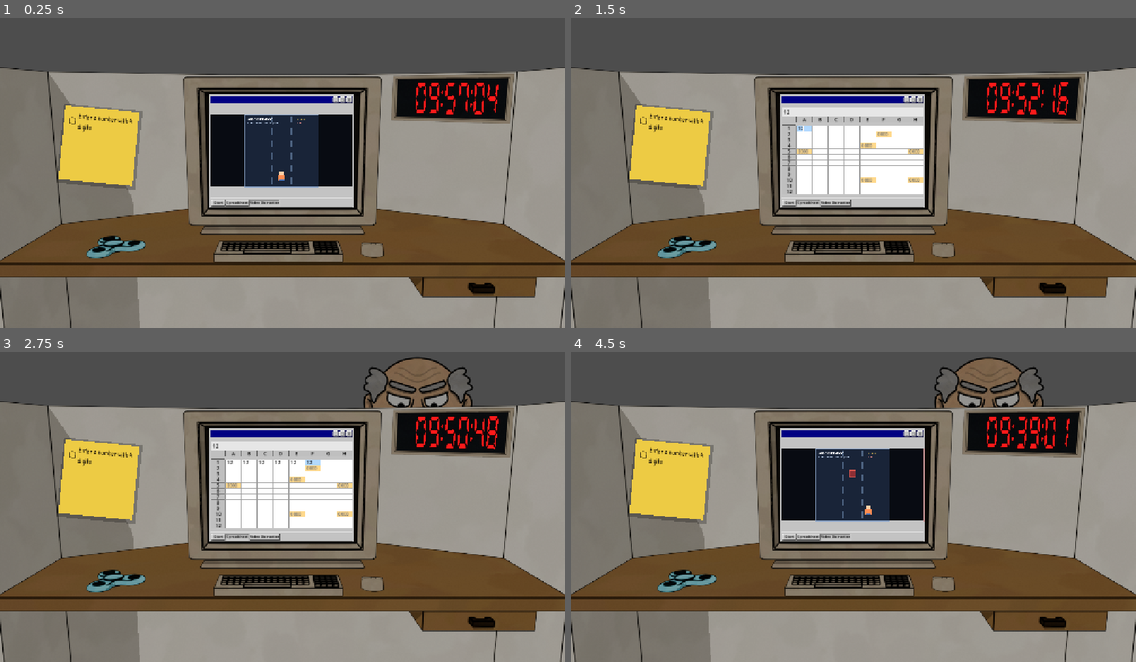
Above: before the commit, frames 1-4 (two rows, left to right).
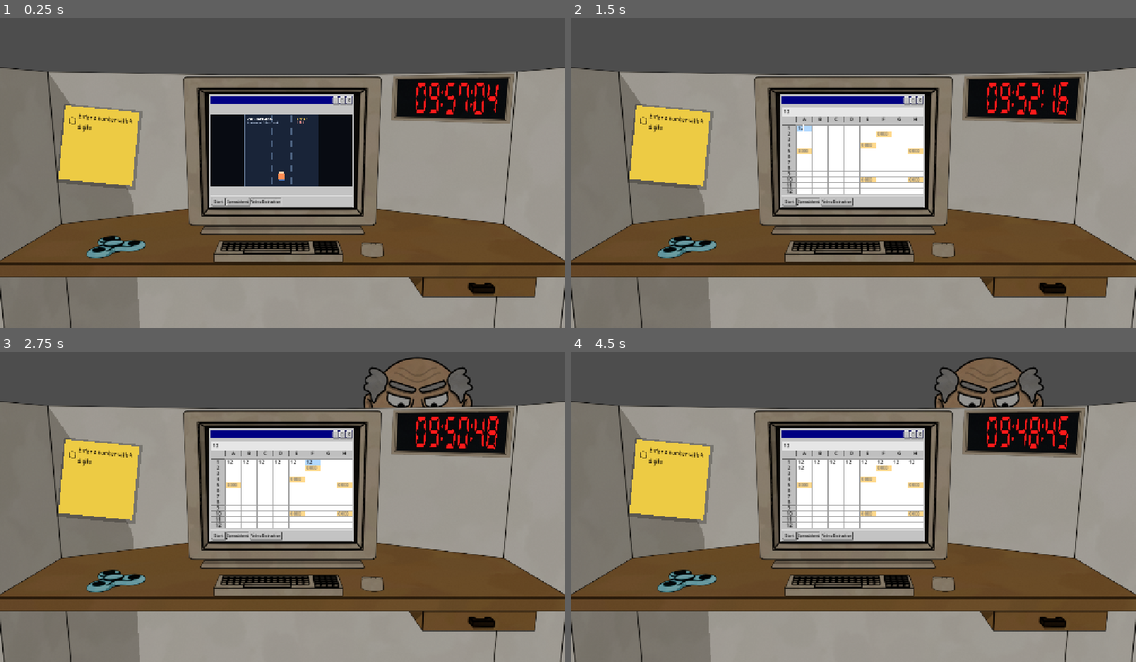
Above: after the commit, the same moments.

Repository: Jelleas/gmtk-2026
Game: Godot game, scene res://src/main.tscn
The game is run twice, just before and just after one commit, with the same random seed, the same clock (stepped at 60 frames per second) and the same inputs.
Inputs (mouse positions are in pixels of both pictures, inside the frame that each line leads up to):
- Up to frame 1 (0.25 s): no input
- Up to frame 2 (1.5 s): click "Spreadsheet" at 0.5 s; click (808, 129) at 1.27 s; type "12" at 1.35 s
- Up to frame 3 (2.75 s): click (248, 463) at 1.5 s; type "12" at 1.58 s; click (265, 463) at 1.73 s; type "12" at 1.82 s; click (282, 463) at 2.02 s; type "12" at 2.1 s; click (299, 463) at 2.25 s; type "12" at 2.33 s; click (316, 463) at 2.48 s; type "12" at 2.57 s
- Up to frame 4 (4.5 s): click (904, 463) at 2.77 s; type "12" at 2.85 s; click (915, 463) at 3 s; type "12" at 3.08 s; click (808, 466) at 3.23 s; type "12" at 3.32 s; click "Video Distraction" at 3.5 s; click "Start" at 4.25 s

The runs differ from the first frame. In frame 1, 0.5% of the frame differs, in the area x 37-63%, y 25-61%; in frame 2, 1.1%; in frame 3, 1.1%; in frame 4, 7.6%, in the area x 37-89%, y 20-61%.

Commit message:
update activity status of activities based on boss status

Diff:
--- a/resources/theme/main_theme.tres
+++ b/resources/theme/main_theme.tres
@@ -15,6 +15,10 @@
 bg_color = Color(0, 0, 0.50980395, 1)
 
 [sub_resource type="StyleBoxFlat" id="StyleBoxFlat_rjbnf"]
+content_margin_left = 2.0
+content_margin_top = 2.0
+content_margin_right = 2.0
+content_margin_bottom = 2.0
 bg_color = Color(0.7647059, 0.7647059, 0.7647059, 1)
 border_width_left = 1
 border_width_top = 1
@@ -27,6 +31,10 @@
 shadow_offset = Vector2(1, 1)
 
 [sub_resource type="StyleBoxFlat" id="StyleBoxFlat_d2t2c"]
+content_margin_left = 2.0
+content_margin_top = 2.0
+content_margin_right = 2.0
+content_margin_bottom = 2.0
 bg_color = Color(0.7647059, 0.7647059, 0.7647059, 1)
 border_width_left = 1
 border_width_top = 1
@@ -39,6 +47,10 @@
 shadow_offset = Vector2(1, 1)
 
 [sub_resource type="StyleBoxFlat" id="StyleBoxFlat_jtt15"]
+content_margin_left = 2.0
+content_margin_top = 2.0
+content_margin_right = 2.0
+content_margin_bottom = 2.0
 bg_color = Color(0.7647059, 0.7647059, 0.7647059, 1)
 border_width_left = 1
 border_width_top = 1
--- a/src/computer/computer.gd
+++ b/src/computer/computer.gd
@@ -6,13 +6,15 @@
 const TITLE_BUTTON_SIZE := 25
 const TITLE_BUTTON_SEPARATION := 3
 const TITLE_BUTTON_FONT_SIZE := 16
-const TASKBAR_MARGIN := 3
+const TASKBAR_MARGIN := 6
 const TASKBAR_BUTTON_HEIGHT := 24
 const START_BUTTON_WIDTH := 60
 const SPREADSHEET_BUTTON_WIDTH := 104
 const VIDEO_BUTTON_WIDTH := 136
 const TASKBAR_FONT_SIZE := 16
 const CHROME_SCALE := 0.5
+
+var can_activate_activity = true
 
 @onready var spreadsheet: Control = %Spreadsheet
 @onready var video_distraction: Control = %VideoDistraction
@@ -37,6 +39,11 @@
 	resized.connect(_scale_chrome)
 	_scale_chrome()
 	_on_taskbar_tab_changed(taskbar.current_tab)
+	EventBus.punishment_started.connect(_on_deactivate_activities)
+	EventBus.boss_watch_started.connect(_on_deactivate_activities)
+	EventBus.punishment_ended.connect(_on_activate_activities)
+	EventBus.boss_watch_ended.connect(_on_activate_activities)
+
 	#close_button.pressed.connect(hide)
 
 func _on_taskbar_tab_changed(tab: int) -> void:
@@ -51,6 +58,9 @@
 
 
 func _select_task(tab: int) -> void:
+	if tab == 1 and not can_activate_activity:
+		_on_taskbar_tab_changed(taskbar.current_tab)
+		return
 	taskbar.current_tab = tab
 	_on_taskbar_tab_changed(tab)
 
@@ -60,6 +70,12 @@
 	video_distraction.show()
 	video_runner.call(&"start")
 
+
+func _on_deactivate_activities(_activity_count: int = 0) -> void:
+	can_activate_activity = false
+
+func _on_activate_activities() -> void:
+	can_activate_activity = true
 
 func _scale_chrome() -> void:
 	var scale_factor := minf(size.x / DESIGN_SIZE.x, size.y / DESIGN_SIZE.y) * CHROME_SCALE
--- a/src/computer/computer.tscn
+++ b/src/computer/computer.tscn
@@ -23,7 +23,7 @@
 script = ExtResource("2_computer")
 
 [node name="PanelContainer" type="PanelContainer" parent="." unique_id=249487431]
-anchors_preset = 15
+layout_mode = 0
 anchor_right = 1.0
 anchor_bottom = 1.0
 grow_horizontal = 2
@@ -99,42 +99,42 @@
 [node name="VideoRunner" parent="PanelContainer/MarginContainer/VBoxContainer/Taskbar/VideoDistraction" unique_id=1538641647 instance=ExtResource("1_bjt8x")]
 unique_name_in_owner = true
 
-[node name="TaskbarPanel" type="PanelContainer" parent="PanelContainer/MarginContainer/VBoxContainer"]
+[node name="TaskbarPanel" type="PanelContainer" parent="PanelContainer/MarginContainer/VBoxContainer" unique_id=1583228856]
 layout_mode = 2
 theme_type_variation = &"ComputerTaskbar"
 
-[node name="MarginContainer" type="MarginContainer" parent="PanelContainer/MarginContainer/VBoxContainer/TaskbarPanel"]
+[node name="MarginContainer" type="MarginContainer" parent="PanelContainer/MarginContainer/VBoxContainer/TaskbarPanel" unique_id=192603099]
 layout_mode = 2
 theme_override_constants/margin_left = 3
 theme_override_constants/margin_top = 3
 theme_override_constants/margin_right = 3
 theme_override_constants/margin_bottom = 3
 
-[node name="TaskbarButtons" type="HBoxContainer" parent="PanelContainer/MarginContainer/VBoxContainer/TaskbarPanel/MarginContainer"]
+[node name="TaskbarButtons" type="HBoxContainer" parent="PanelContainer/MarginContainer/VBoxContainer/TaskbarPanel/MarginContainer" unique_id=1711669558]
 unique_name_in_owner = true
 layout_mode = 2
 theme_override_constants/separation = 3
 
-[node name="StartButton" type="Button" parent="PanelContainer/MarginContainer/VBoxContainer/TaskbarPanel/MarginContainer/TaskbarButtons"]
+[node name="StartButton" type="Button" parent="PanelContainer/MarginContainer/VBoxContainer/TaskbarPanel/MarginContainer/TaskbarButtons" unique_id=38844440]
 unique_name_in_owner = true
 custom_minimum_size = Vector2(60, 24)
 layout_mode = 2
 theme_type_variation = &"WindowsButton"
 text = "Start"
 
-[node name="SpreadsheetSelector" type="Button" parent="PanelContainer/MarginContainer/VBoxContainer/TaskbarPanel/MarginContainer/TaskbarButtons"]
+[node name="SpreadsheetSelector" type="Button" parent="PanelContainer/MarginContainer/VBoxContainer/TaskbarPanel/MarginContainer/TaskbarButtons" unique_id=52375622]
 unique_name_in_owner = true
 custom_minimum_size = Vector2(104, 24)
 layout_mode = 2
+theme_type_variation = &"WindowsButton"
 toggle_mode = true
-theme_type_variation = &"WindowsButton"
 text = "Spreadsheet"
 
-[node name="VideoDistractionSelector" type="Button" parent="PanelContainer/MarginContainer/VBoxContainer/TaskbarPanel/MarginContainer/TaskbarButtons"]
+[node name="VideoDistractionSelector" type="Button" parent="PanelContainer/MarginContainer/VBoxContainer/TaskbarPanel/MarginContainer/TaskbarButtons" unique_id=1201468925]
 unique_name_in_owner = true
 custom_minimum_size = Vector2(136, 24)
 layout_mode = 2
+theme_type_variation = &"WindowsButton"
 toggle_mode = true
 button_pressed = true
-theme_type_variation = &"WindowsButton"
 text = "Video Distraction"
--- a/src/computer/video_distraction/video_distraction.gd
+++ b/src/computer/video_distraction/video_distraction.gd
@@ -17,7 +17,7 @@
 @onready var content_area: Control = get_parent() as Control
 
 var is_running := false
-var is_punishment_active := false
+var can_activate_activity := false
 var player_position := Vector2(LANE_X[1], PLAYER_Y)
 var items: Array[Dictionary] = []
 var spawn_elapsed := 0.0
@@ -28,9 +28,13 @@
 
 
 func _ready() -> void:
-	EventBus.punishment_started.connect(_on_punishment_started)
-	EventBus.punishment_ended.connect(_on_punishment_ended)
-	content_area.resized.connect(_resize_to_content_area)
+	EventBus.punishment_started.connect(_on_deactivate_activity)
+	EventBus.punishment_ended.connect(_on_activate_activity)
+
+	if content_area:
+		content_area.resized.connect(_resize_to_content_area)
+	else:
+		get_viewport().size_changed.connect(_resize_to_content_area)
 	_resize_to_content_area()
 	queue_redraw()
 
@@ -103,7 +107,7 @@
 
 
 func start() -> void:
-	if is_running or is_punishment_active:
+	if is_running or can_activate_activity:
 		return
 
 	is_running = true
@@ -177,18 +181,18 @@
 
 
 func _resize_to_content_area() -> void:
-	position = content_area.size * 0.5
+	var content_size := content_area.size if content_area else get_viewport_rect().size
+	position = content_size * 0.5
 	var scale_factor := minf(
-		content_area.size.x / DESIGN_SIZE.x,
-		content_area.size.y / DESIGN_SIZE.y,
+		content_size.x / DESIGN_SIZE.x,
+		content_size.y / DESIGN_SIZE.y,
 	)
 	scale = Vector2.ONE * scale_factor
 
 
-func _on_punishment_started(_activity_count: int) -> void:
-	is_punishment_active = true
-	stop()
+func _on_deactivate_activity() -> void:
+	can_activate_activity = false
+	EventBus.activity_started.emit(SOURCE_ID, 0.0)
 
-
-func _on_punishment_ended() -> void:
-	is_punishment_active = false
+func _on_activate_activity() -> void:
+	can_activate_activity = true
--- a/src/computer/video_distraction/video_distraction.tscn
+++ b/src/computer/video_distraction/video_distraction.tscn
@@ -1,12 +1,12 @@
 [gd_scene format=3 uid="uid://3sjwwynn3cgc"]
 
 [ext_resource type="Script" uid="uid://dhw7yatcunt7x" path="res://src/computer/video_distraction/video_distraction.gd" id="1_uxxpw"]
-[ext_resource type="Script" path="res://src/boss_watch_halo/boss_watch_halo.gd" id="2_halo"]
+[ext_resource type="Script" uid="uid://c1pfarlh0o4bq" path="res://src/boss_watch_halo/boss_watch_halo.gd" id="2_halo"]
 
 [node name="VideoDistraction" type="Node2D" unique_id=1538641647]
 script = ExtResource("1_uxxpw")
 
-[node name="BossWatchHalo" type="Node2D" parent="."]
+[node name="BossWatchHalo" type="Node2D" parent="." unique_id=2034044322]
 script = ExtResource("2_halo")
 source_id = &"video_distraction"
 target_size = Vector2(1270, 642)
--- a/src/fidget_spinner/fidget_spinner.gd
+++ b/src/fidget_spinner/fidget_spinner.gd
@@ -10,14 +10,16 @@
 
 @onready var spin_timer: Timer = $SpinTimer
 var is_running := false
-var is_punishment_active := false
+var can_activate_activity := true
 
 func _ready() -> void:
-	EventBus.punishment_started.connect(_on_punishment_started)
-	EventBus.punishment_ended.connect(_on_punishment_ended)
+	EventBus.punishment_started.connect(_on_deactivate_activity)
+	EventBus.boss_watch_started.connect(_on_deactivate_activity)
+	EventBus.punishment_ended.connect(_on_activate_activity)
+	EventBus.boss_watch_ended.connect(_on_activate_activity)
 
 func start() -> void:
-	if is_running or is_punishment_active:
+	if is_running or not can_activate_activity:
 		return
 
 	is_running = true
@@ -43,8 +45,8 @@
 func _on_spin_timer_timeout() -> void:
 	stop()
 
-func _on_punishment_started(_activity_count: int) -> void:
-	is_punishment_active = true
+func _on_deactivate_activity(_activity_count: int = 0) -> void:
+	can_activate_activity = false
 
-func _on_punishment_ended() -> void:
-	is_punishment_active = false
+func _on_activate_activity() -> void:
+	can_activate_activity = true
--- a/src/office/office_drawer.gd
+++ b/src/office/office_drawer.gd
@@ -17,6 +17,7 @@
 
 var open_progress := 0.0
 var is_open := false
+var can_open := true
 var is_dragging := false
 var drag_start_y := 0.0
 var drag_start_progress := 0.0
@@ -59,6 +60,8 @@
 
 
 func _begin_drag(pointer_y: float) -> void:
+	if not can_open and is_zero_approx(open_progress):
+		return
 	if slide_tween:
 		slide_tween.kill()
 
@@ -90,6 +93,8 @@
 
 
 func set_open(open: bool) -> void:
+	if open and not can_open:
+		return
 	is_open = open
 	if slide_tween:
 		slide_tween.kill()
--- a/src/phone/phone.gd
+++ b/src/phone/phone.gd
@@ -14,6 +14,7 @@
 
 var drawer: OfficeDrawer
 var is_activity_active := false
+var can_activate_activity := true
 var current_activity_multiplier := ACTIVITY_MULTIPLIER
 var swipe_reset_timer: Timer
 
@@ -26,12 +27,17 @@
 		drawer.opened.connect(_on_drawer_opened)
 		drawer.closing.connect(_on_drawer_closing)
 	dating_app.profile_swiped.connect(_on_profile_swiped)
+	EventBus.punishment_started.connect(_on_punish_activity)
+	EventBus.punishment_ended.connect(_on_activate_activity)
+	EventBus.boss_watch_started.connect(_on_deactivate_activity)
+	EventBus.boss_watch_ended.connect(_on_activate_activity)
 	swipe_reset_timer = Timer.new()
 	swipe_reset_timer.one_shot = true
 	swipe_reset_timer.wait_time = SWIPE_RESET_DELAY
 	swipe_reset_timer.timeout.connect(_reset_swipe_multiplier)
 	add_child(swipe_reset_timer)
 	phone_surface.hide()
+	_update_phone_access()
 	if drawer == null or drawer.is_open:
 		_show_cards()
 
@@ -59,6 +65,9 @@
 
 
 func _show_cards() -> void:
+	if not _can_open_phone():
+		_hide_cards()
+		return
 	phone_surface.show()
 	mouse_filter = Control.MOUSE_FILTER_STOP
 	_start_activity()
@@ -74,7 +83,7 @@
 
 
 func _input(event: InputEvent) -> void:
-	if not dating_app.is_dragging:
+	if not _can_open_phone() or not dating_app.is_dragging:
 		return
 
 	if event is InputEventMouse:
@@ -90,7 +99,7 @@
 
 
 func _forward_input(event: InputEvent, input_position: Vector2, allow_outside := false) -> void:
-	if not phone_surface.visible:
+	if not _can_open_phone() or not phone_surface.visible:
 		return
 
 	var surface_point: Vector2 = phone_surface.get_global_transform().affine_inverse() * (get_global_transform() * input_position)
@@ -149,7 +158,7 @@
 
 
 func _start_activity() -> void:
-	if is_activity_active:
+	if is_activity_active or not can_activate_activity:
 		return
 
 	is_activity_active = true
@@ -166,7 +175,7 @@
 
 
 func _on_profile_swiped() -> void:
-	if not is_activity_active:
+	if not is_activity_active or not can_activate_activity:
 		return
 
 	current_activity_multiplier += SWIPE_MULTIPLIER_INCREASE
@@ -176,5 +185,36 @@
 
 func _reset_swipe_multiplier() -> void:
 	current_activity_multiplier = ACTIVITY_MULTIPLIER
+	if is_activity_active and can_activate_activity:
+		EventBus.activity_started.emit(SOURCE_ID, current_activity_multiplier)
+
+
+func _on_punish_activity(_activity_count: int) -> void:
+	current_activity_multiplier = 0.0
+	swipe_reset_timer.stop()
 	if is_activity_active:
 		EventBus.activity_started.emit(SOURCE_ID, current_activity_multiplier)
+
+	_on_deactivate_activity()
+
+func _on_deactivate_activity() -> void:
+	can_activate_activity = false
+	_update_phone_access()
+
+
+func _on_activate_activity() -> void:
+	can_activate_activity = true
+	_update_phone_access()
+
+
+func _can_open_phone() -> bool:
+	return can_activate_activity
+
+
+func _update_phone_access() -> void:
+	if drawer:
+		drawer.can_open = can_activate_activity
+	if not _can_open_phone():
+		mouse_filter = Control.MOUSE_FILTER_IGNORE
+	elif phone_surface.visible:
+		mouse_filter = Control.MOUSE_FILTER_STOP
